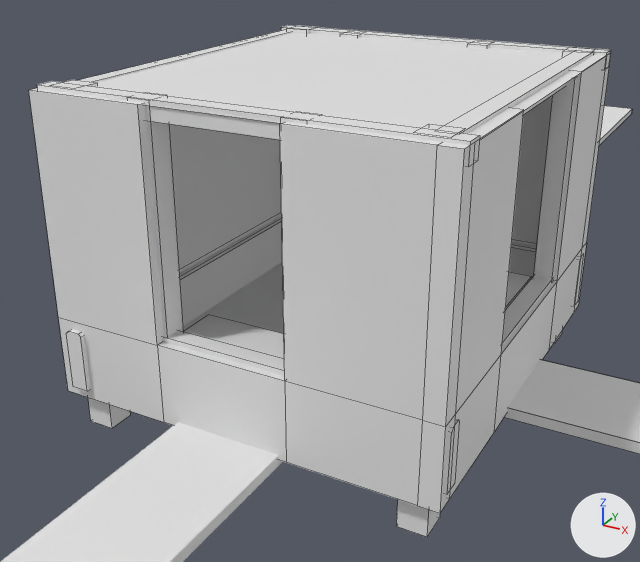
What one commit did to the FBX model Assets/Prefabs/House.fbx.
One viewpoint serves both versions: a camera (50 mm lens) standing at (5.6, -14.77, 8.66) and looking at (-2.15, -0.67, 1.61). The axes (+X, +Y, +Z) are drawn at lower right. The lights are the same throughout. Mesh edges are drawn as thin lines. Materials are left out; every surface is plain grey. Where no turn or scale is listed for an object, it has been applied to the vertices.

Objects in the first picture: 'House', 'Road1'.
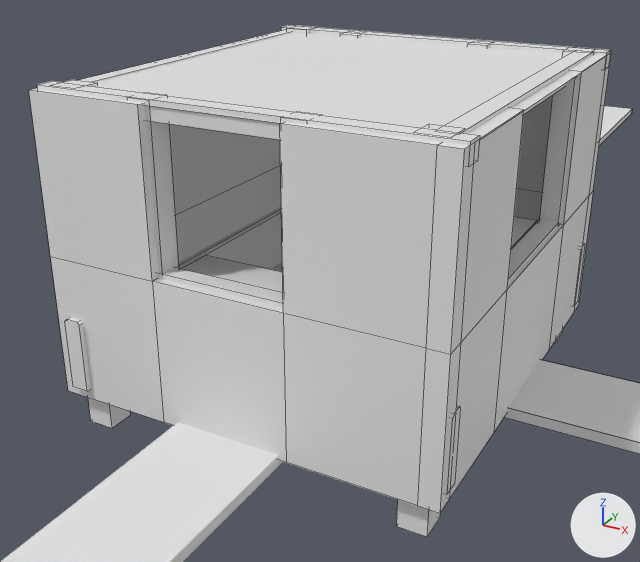
Boxes (x1, y1, x2, y2) around the edits, measured in the pictures (640 x 562 px; the box of a moved part takes in the faces that stretch with it):
part 1 of me_mesh_001, moved or reshaped: before (184, 315, 284, 358); after (181, 255, 283, 292)
part 2 of me_mesh_001, moved or reshaped: before (447, 420, 460, 495); after (447, 406, 461, 495)
part 3 of me_mesh_001, moved or reshaped: before (502, 276, 553, 345); after (508, 220, 560, 281)
part 4 of me_mesh_001, moved or reshaped: before (509, 242, 584, 306); after (574, 243, 585, 306)
part 5 of me_mesh_001, moved or reshaped: before (505, 272, 532, 310); after (511, 216, 537, 249)
part 6 of me_mesh_001, moved or reshaped: before (163, 330, 284, 375); after (158, 267, 283, 308)
part 7 of me_mesh_001, moved or reshaped: before (66, 215, 282, 391); after (65, 207, 282, 391)
part 8 of me_mesh_001, moved or reshaped: (29, 90, 286, 462) in both
part 9 of me_mesh_001, moved or reshaped: before (93, 32, 361, 273); after (93, 32, 361, 263)
part 10 of me_mesh_001, moved or reshaped: (280, 110, 524, 513) in both
part 11 of me_mesh_001, moved or reshaped: (494, 52, 611, 432) in both

What the commit changed:
me_mesh_001 has 305 vertices, 240 faces and spans x -3.89..3.89, y -4.28..4.28, z -3.23..3.23.
me_mesh_001 is used by ob_house; location (-1.96, -0.11, 2.52).
me_mesh_001 part 1: the loose piece of 8 vertices spanning x -1.44..1.22, y -3.78..-2.61, z -1.23..-1.07 is moved by (0.0, 0.0, 1.19).
me_mesh_001 part 2: the loose piece of 12 vertices spanning x -3.62..3.89, y -3.95..-3.61, z -2.32..-1.15 is scaled about its middle by (1, 1, 1.21), then moved by (0.0, 0.0, 0.12).
me_mesh_001 part 3: the loose piece of 8 vertices spanning x 3.43..3.79, y -2.35..2.44, z -1.29..-0.93 is moved by (0.0, 0.0, 1.19).
me_mesh_001 part 4: the loose piece of 12 vertices spanning x -3.62..3.89, y 3.74..4.08, z -2.32..-1.15 is scaled about its middle by (1, 1, 1.21), then moved by (0.0, 0.0, 0.12).
me_mesh_001 part 5: the loose piece of 8 vertices spanning x 2.19..3.36, y -1.74..1.84, z -1.13..-0.98 is moved by (0.0, 0.0, 1.19).
me_mesh_001 part 6: the loose piece of 8 vertices spanning x -2.17..1.75, y -4.03..-3.68, z -1.23..-0.89 is moved by (0.0, 0.0, 1.19).
me_mesh_001 part 7: the loose piece of 12 vertices spanning x -3.4..-3.06, y -4.28..3.99, z -2.32..-1.15 is scaled about its middle by (1, 1, 1.21), then moved by (0.0, 0.0, 0.12).
me_mesh_001 part 8: 14 of the vertices in x -3.65..1.22, y -4.18..-3.56, z -1.6..-0.98 are moved by (0.0, 0.0, 1.19).
me_mesh_001 part 9: 14 of the vertices in x -3.53..1.33, y 3.6..4.28, z -1.6..-0.98 are moved by (0.0, 0.0, 1.19).
me_mesh_001 part 10: 11 of the vertices in x 3.43..3.88, y -4.18..-1.6, z -1.07..-0.98 are moved by (0.0, 0.0, 1.19).
me_mesh_001 part 11: 11 of the vertices in x 3.43..3.88, y 1.75..4.28, z -1.07..-0.98 are moved by (0.0, 0.0, 1.19).
